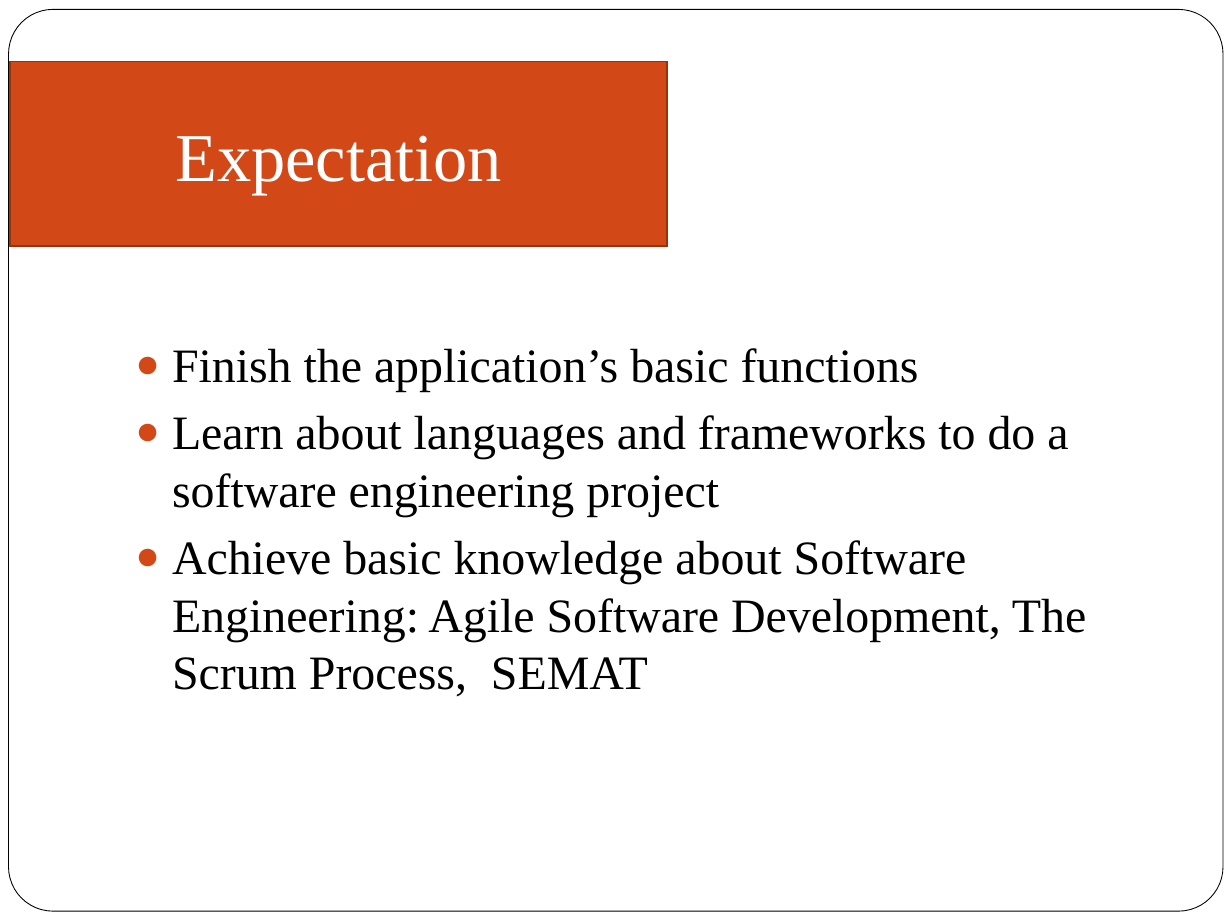
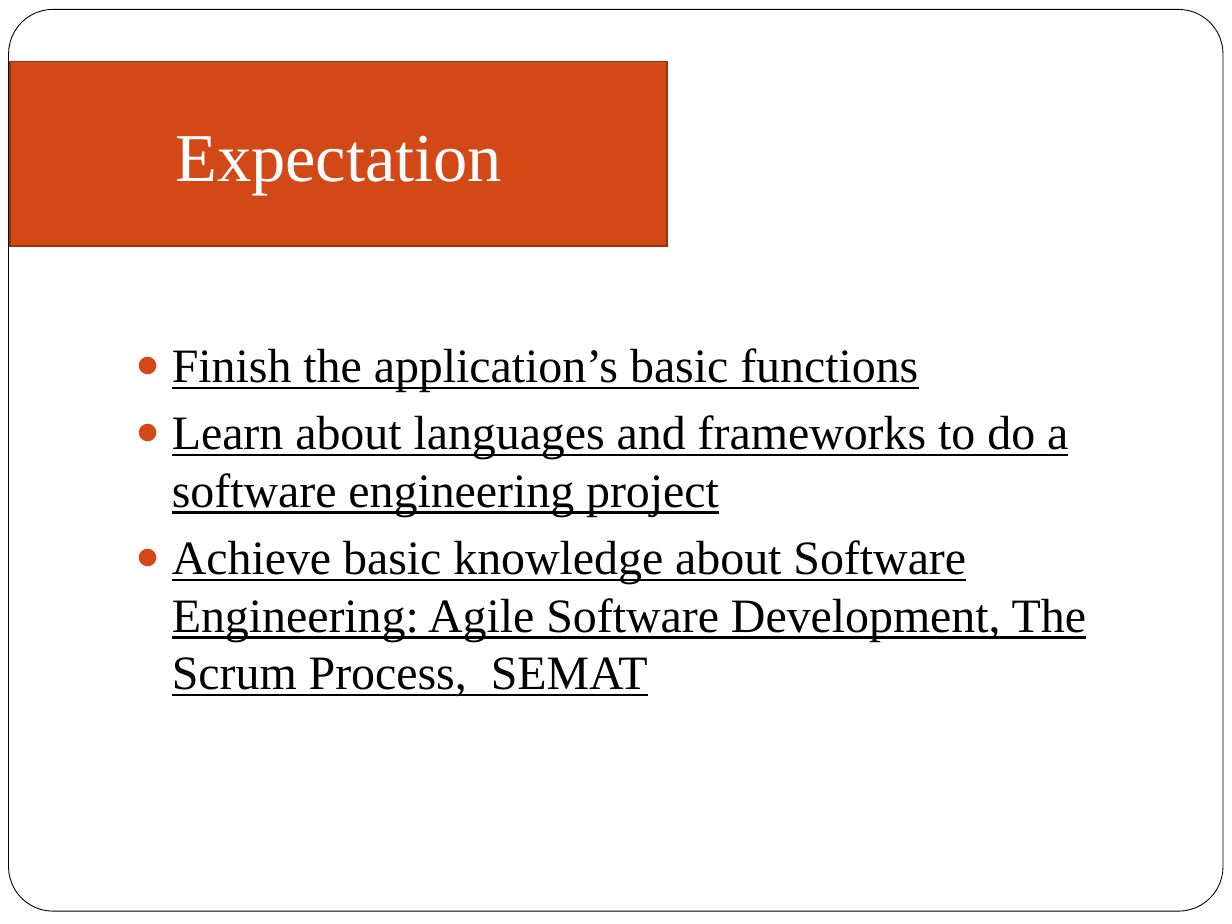
Before and after one commit to zatcsc/group5.k57ca, a slide deck: slide 6 of Final Report/Group5.K57CA.ppt. Drawn at 1232x924 pixels with LibreOffice and Linux fonts; fonts in the diff are those of the drawing. Boxes give left, top, right and bottom in pixels: in the first picture for what was removed or moved away, otherwise in the second. Text is boxed around its words. In the diff, an @@ line names an element or a change of style, - is before the commit and + after.

```diff
--- a/Final Report/Group5.K57CA.ppt
+++ b/Final Report/Group5.K57CA.ppt
@@ rounded rectangle at (x1=9, y1=10, x2=1223, y2=912): fill #FFFFFF to none @@
@@ text "Finish the application’s basic functions" at (x1=172, y1=348, x2=1086, y2=696): underline on @@
```
Also in this commit, not shown: 21 other slides changed, 4 slides added, 1 slide removed, 2 other files.
